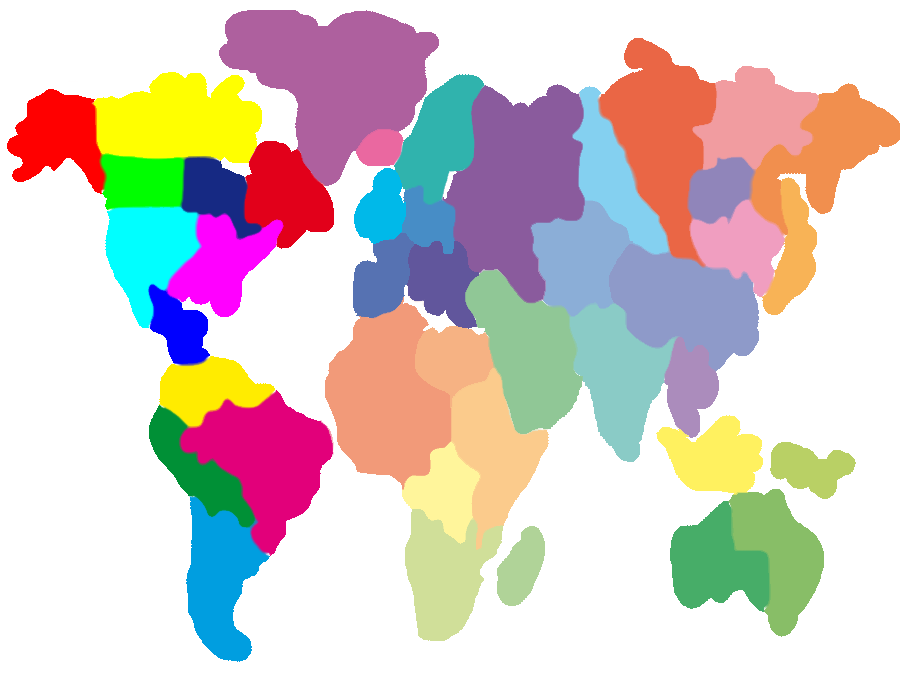
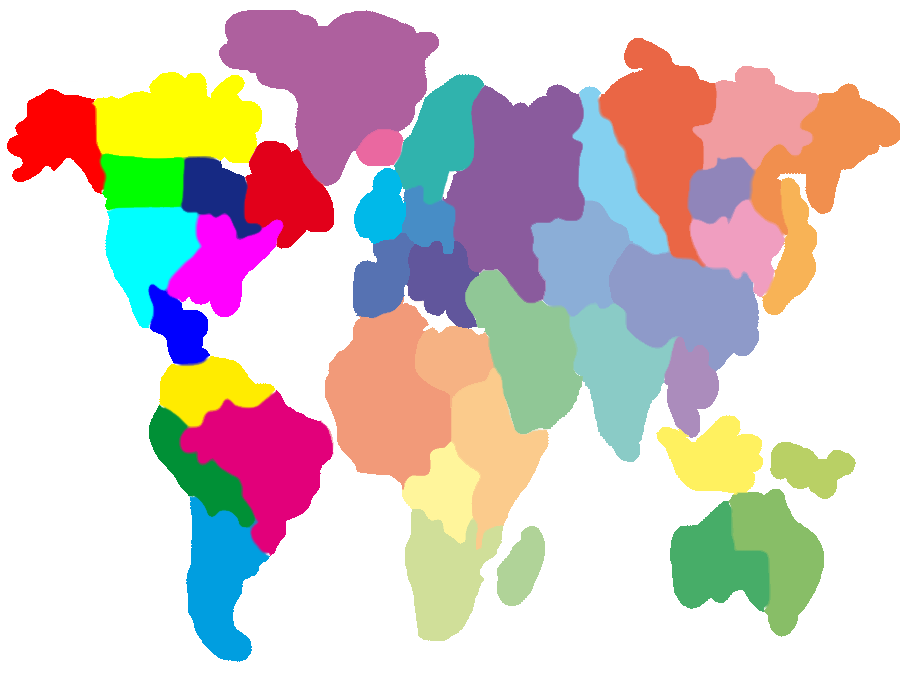
Comparing the layer stacks of the two 900px x 675px images. Changes:
painted on "Ebene 2" over [101, 154, 184, 211]
